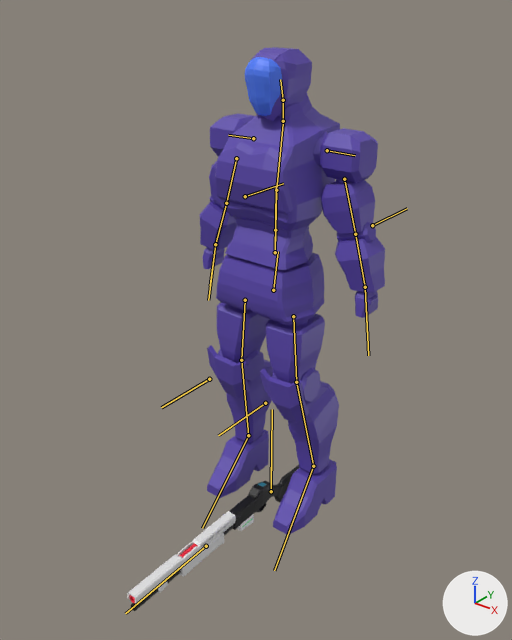
A saved change to the glTF model resources/model/Robot/Player_Boned_IK.gltf.
Both versions are drawn from a 50 mm camera at (1.52, -1.94, 2.06) aimed at (-0.05, 0.01, 0.85). Lighting does not change. The marker at lower right points along +X, +Y and +Z. The bones that bend it are drawn over the model as lines.

Objects in the first picture: 'G_AutoLoader', 'G_Barrel', 'G_BarrelCover', 'G_Forend', 'G_MagazineTube', 'G_Reciver', 'P_Body', 'P_Head_Display'.
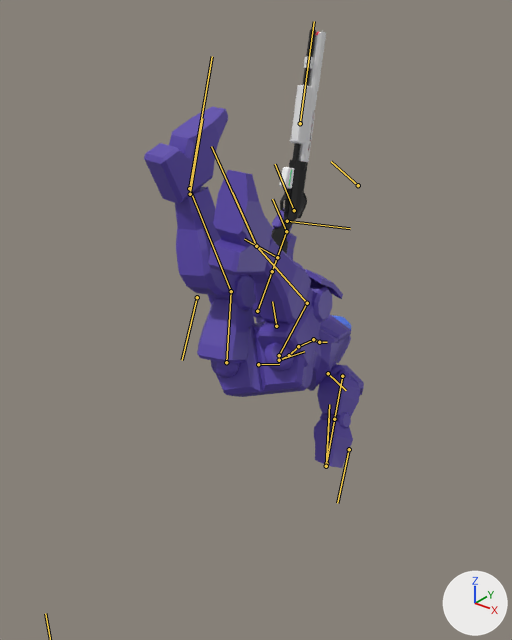
The newer file adds an action. The first version stands in its rest pose; the second is drawn at frame 3 of the action '13_CutBack'.

What the commit changed:
Bone 'Root' (bone_root) moves from (0.0, 0.0, 0.0) to (0.0, 0.0, 1.162).
Bone 'Hips' (bone_hips) moves from (0.0, 0.0, 0.0) to (0.0, -0.108, -1.104).
Bone 'Hips' (bone_hips) turns from (0, 0, 0) to (-103, 6, 24) degrees about its own x, y and z.
Bone 'Spine' (bone_spine) turns from (0, 0, 0) to (4, -12, 2) degrees about its own x, y and z.
Bone 'LowerBody' (bone_lowerbody) turns from (0, 0, 0) to (9, 26, 13) degrees about its own x, y and z.
Bone 'UpperBody' (bone_upperbody) turns from (0, 0, 0) to (-1, 38, -2) degrees about its own x, y and z.
Bone 'Neck' (bone_neck) turns from (0, 0, 0) to (-18, -23, -12) degrees about its own x, y and z.
Bone 'Head' (bone_head) turns from (0, 0, 0) to (3, 5, -2) degrees about its own x, y and z.
Bone 'Shoulder.R' (bone_shoulder_r) turns from (0, 0, 0) to (34, -25, -35) degrees about its own x, y and z.
Bone 'UpperArm.R' (bone_upperarm_r) turns from (0, 0, 0) to (153, 46, 63) degrees about its own x, y and z.
Bone 'LowerArm.R' (bone_lowerarm_r) turns from (0, 0, 0) to (-2, 0, 1) degrees about its own x, y and z.
Bone 'Hand.R' (bone_hand_r) turns from (0, 0, 0) to (-55, -9, -12) degrees about its own x, y and z.
Bone 'Shoulder.L' (bone_shoulder_l) turns from (0, 0, 0) to (5, -49, -16) degrees about its own x, y and z.
Bone 'UpperArm.L' (bone_upperarm_l) turns from (0, 0, 0) to (-125, 9, -62) degrees about its own x, y and z.
Bone 'Hand.L' (bone_hand_l) turns from (0, 0, 0) to (28, -60, 160) degrees about its own x, y and z.
Bone 'Spine.001' (bone_spine_001) turns from (0, 0, 0) to (0, 1, 5) degrees about its own x, y and z.
Bone 'UpperLeg.R' (bone_upperleg_r) turns from (0, 0, 0) to (-97, -12, 0) degrees about its own x, y and z.
Bone 'LowerLeg.R' (bone_lowerleg_r) turns from (0, 0, 0) to (27, 0, 1) degrees about its own x, y and z.
Bone 'Foot.R' (bone_foot_r) turns from (0, 0, 0) to (18, -11, -15) degrees about its own x, y and z.
Bone 'UpperLeg.L' (bone_upperleg_l) turns from (0, 0, 0) to (-140, -11, 9) degrees about its own x, y and z.
Bone 'LowerLeg.L' (bone_lowerleg_l) turns from (0, 0, 0) to (97, 3, -2) degrees about its own x, y and z.
Bone 'Foot.L' (bone_foot_l) turns from (0, 0, 0) to (41, 0, -9) degrees about its own x, y and z.
Bone 'SG_Grip' (bone_sg_grip) moves from (0.0, 0.0, 0.0) to (-0.291, 1.068, -0.482).
Bone 'SG_Grip' (bone_sg_grip) turns from (0, 0, 0) to (-108, -10, 8) degrees about its own x, y and z.

Pixel boxes (x1, y1, x2, y2) of what changed, in the pictures (512 x 640 px):
'P_Body', posed (19% wider, 26% shorter)
    before: (200, 47, 385, 535)
    after: (144, 107, 364, 468)
'G_BarrelCover', posed
    before: (127, 511, 236, 604)
    after: (299, 31, 326, 162)
'G_Reciver', posed
    before: (229, 465, 300, 530)
    after: (271, 160, 308, 254)
'P_Head_Display', posed
    before: (245, 57, 282, 116)
    after: (332, 315, 351, 330)
'G_Forend', posed
    before: (179, 533, 224, 577)
    after: (290, 85, 312, 145)
'G_MagazineTube', posed (76% narrower, 51% taller)
    before: (131, 524, 234, 611)
    after: (292, 29, 316, 161)
'G_AutoLoader', posed
    before: (237, 514, 254, 531)
    after: (279, 167, 294, 189)
'G_Barrel', posed (not visible afterwards)
    before: (129, 543, 198, 603)
bone 'Hips', root to tip
    before: (273, 290) to (278, 251)
    after: (258, 364) to (279, 364)
bone 'Spine', root to tip
    before: (275, 252) to (275, 230)
    after: (279, 360) to (289, 355)
bone 'LowerBody', root to tip
    before: (275, 230) to (276, 190)
    after: (289, 355) to (298, 346)
bone 'UpperBody', root to tip
    before: (276, 190) to (283, 123)
    after: (298, 346) to (313, 340)
bone 'Neck', root to tip
    before: (283, 121) to (283, 100)
    after: (313, 339) to (319, 342)
bone 'Head', root to tip
    before: (283, 100) to (280, 79)
    after: (319, 342) to (327, 342)
bone 'Shoulder.R', root to tip
    before: (253, 138) to (228, 135)
    after: (276, 326) to (272, 301)
bone 'UpperArm.R', root to tip
    before: (236, 158) to (226, 203)
    after: (257, 311) to (272, 271)
bone 'LowerArm.R', root to tip
    before: (226, 203) to (215, 244)
    after: (272, 271) to (286, 231)
bone 'Hand.R', root to tip
    before: (215, 244) to (210, 285)
    after: (286, 231) to (272, 199)
bone 'Shoulder.L', root to tip
    before: (327, 150) to (355, 155)
    after: (328, 373) to (346, 390)
bone 'UpperArm.L', root to tip
    before: (344, 179) to (355, 234)
    after: (342, 376) to (334, 419)
bone 'Hand.L', root to tip
    before: (365, 287) to (367, 337)
    after: (326, 463) to (329, 418)
bone 'Spine.001', root to tip
    before: (275, 252) to (276, 187)
    after: (279, 360) to (304, 351)
bone 'UpperLeg.R', root to tip
    before: (245, 300) to (241, 360)
    after: (226, 362) to (231, 291)
bone 'LowerLeg.R', root to tip
    before: (241, 360) to (248, 435)
    after: (231, 291) to (189, 188)
bone 'Foot.R', root to tip
    before: (248, 435) to (202, 528)
    after: (189, 188) to (212, 56)
bone 'UpperLeg.L', root to tip
    before: (293, 316) to (296, 382)
    after: (279, 355) to (307, 303)
bone 'LowerLeg.L', root to tip
    before: (296, 382) to (313, 466)
    after: (307, 303) to (256, 245)
bone 'Foot.L', root to tip
    before: (313, 466) to (274, 570)
    after: (256, 245) to (211, 146)
bone 'SG_Grip', root to tip
    before: (271, 491) to (272, 409)
    after: (287, 221) to (350, 228)
